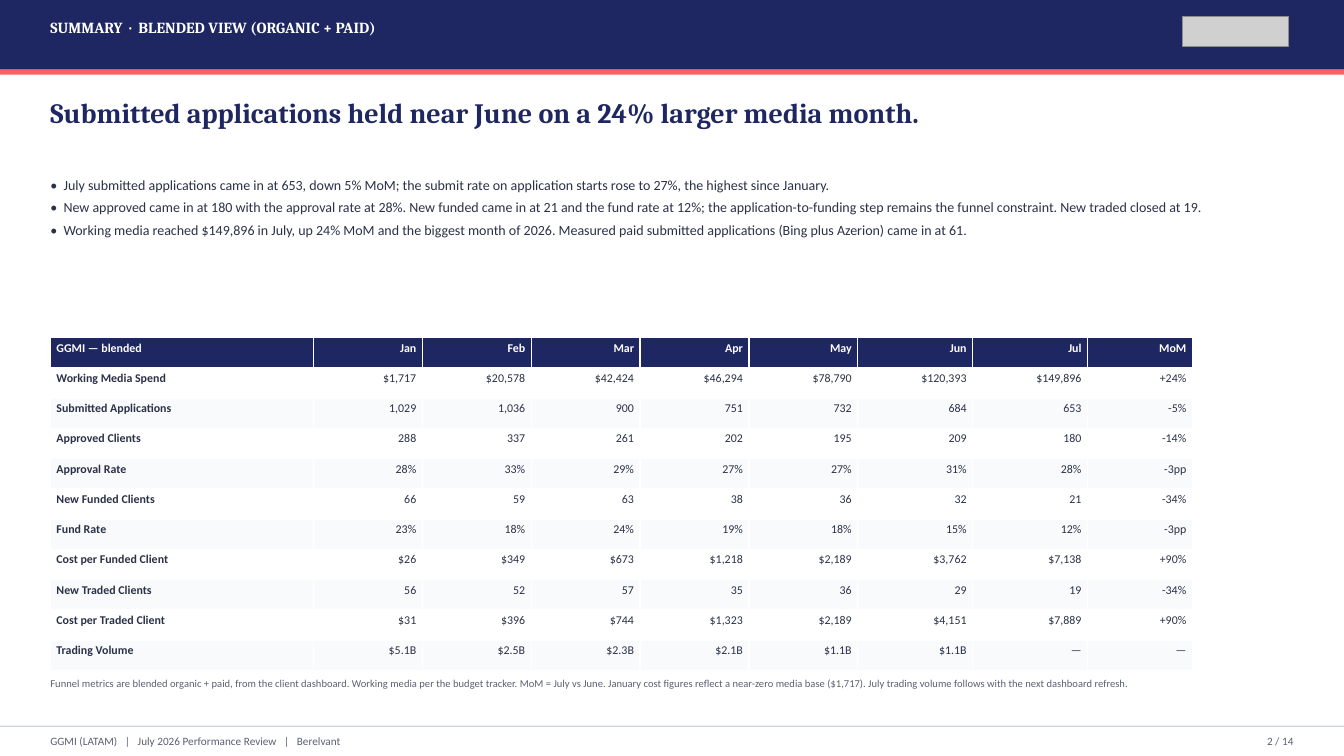
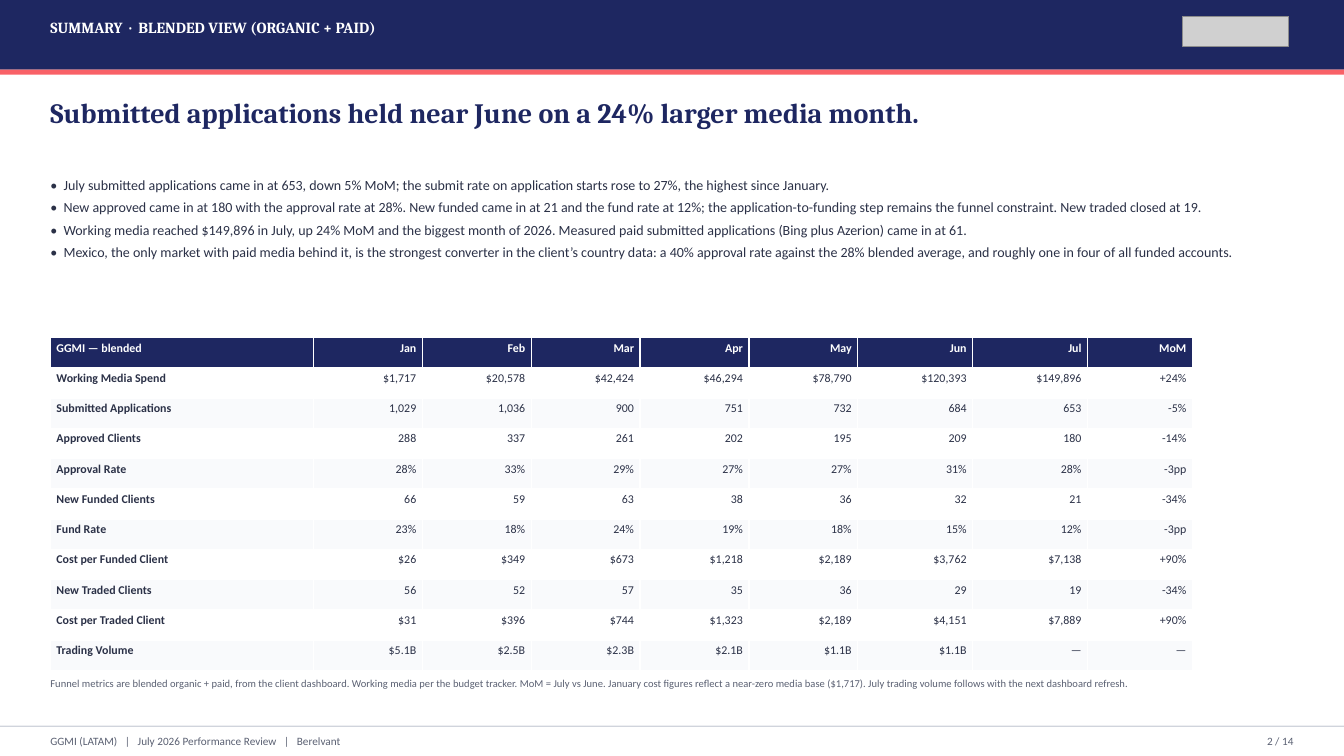
Before and after one commit to hablapro/brlvnt-reporting-hub, a slide deck: slide 2 of reports/forex/ggmi/2026-07/output/GGMI_LATAM_July_2026_Performance_Review.pptx. Drawn at 1344x756 pixels with LibreOffice and Linux fonts; fonts in the diff are those of the drawing; grey boxes stand for pictures. Boxes give left, top, right and bottom in pixels: in the first picture for what was removed or moved away, otherwise in the second. Text is boxed around its words. In the diff, an @@ line names an element or a change of style, - is before the commit and + after.

```diff
--- a/reports/forex/ggmi/2026-07/output/GGMI_LATAM_July_2026_Performance_Review.pptx
+++ b/reports/forex/ggmi/2026-07/output/GGMI_LATAM_July_2026_Performance_Review.pptx
@@ text at box(64, 247, 1232, 260): paragraph added @@
+• Mexico, the only market with paid media behind it, is the strongest converter in the client’s country data: a 40% approval rate against the 28% blended average, and roughly one in four of all funded accounts.
```
Also in this commit, not shown: 3 other files.
